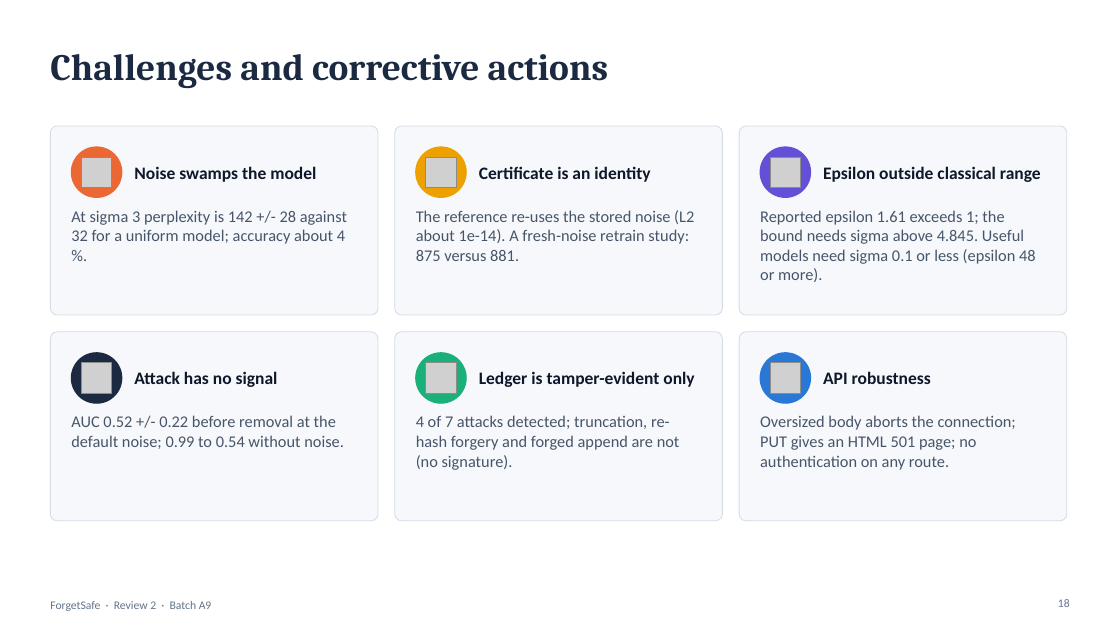
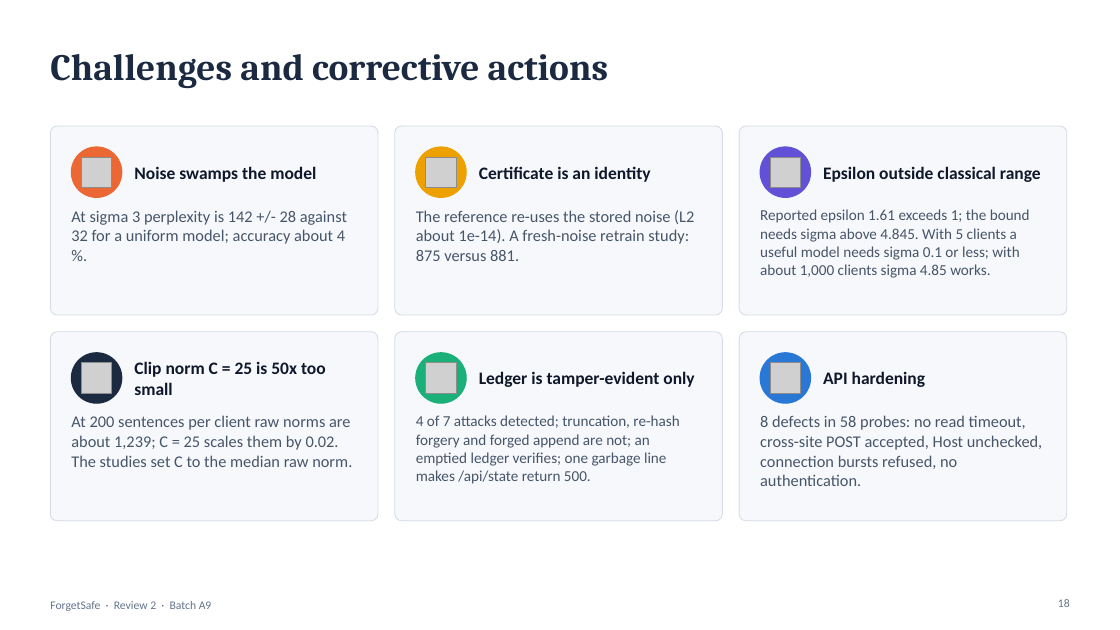
Before and after one commit to madhava-smartgrowInfotech/Btech-Projects, a slide deck: slide 18 of CSDS/A/CSDS-A-A9/13.Review_2_PPT.pptx. Drawn at 1120x630 pixels with LibreOffice and Linux fonts; fonts in the diff are those of the drawing; grey boxes stand for pictures. Boxes give left, top, right and bottom in pixels: in the first picture for what was removed or moved away, otherwise in the second. Text is boxed around its words. In the diff, an @@ line names an element or a change of style, - is before the commit and + after.

```diff
--- a/CSDS/A/CSDS-A-A9/13.Review_2_PPT.pptx
+++ b/CSDS/A/CSDS-A-A9/13.Review_2_PPT.pptx
@@ text at [760,209,1030,278]: text changed; size 14 to 13 pt @@
-Reported epsilon 1.61 exceeds 1; the bound needs sigma above 4.845. Useful models need sigma 0.1 or less (epsilon 48 or more).
+Reported epsilon 1.61 exceeds 1; the bound needs sigma above 4.845. With 5 clients a useful model needs sigma 0.1 or less; with about 1,000 clients sigma 4.85 works.
@@ text at [134,361,326,395]: text changed @@
-Attack has no signal
+Clip norm C = 25 is 50x too small
@@ text at [823,371,926,387]: text changed @@
-API robustness
+API hardening
@@ text at [71,415,352,467]: text changed @@
-AUC 0.52 +/- 0.22 before removal at the default noise; 0.99 to 0.54 without noise.
+At 200 sentences per client raw norms are about 1,239; C = 25 scales them by 0.02. The studies set C to the median raw norm.
@@ text at [416,415,679,484]: text changed; size 14 to 13 pt @@
-4 of 7 attacks detected; truncation, re-hash forgery and forged append are not (no signature).
+4 of 7 attacks detected; truncation, re-hash forgery and forged append are not; an emptied ledger verifies; one garbage line makes /api/state return 500.
@@ text at [760,415,1042,486]: text changed @@
-Oversized body aborts the connection; PUT gives an HTML 501 page; no authentication on any route.
+8 defects in 58 probes: no read timeout, cross-site POST accepted, Host unchecked, connection bursts refused, no authentication.
```
Also in this commit, not shown: 10 other slides changed, 50 other files.
